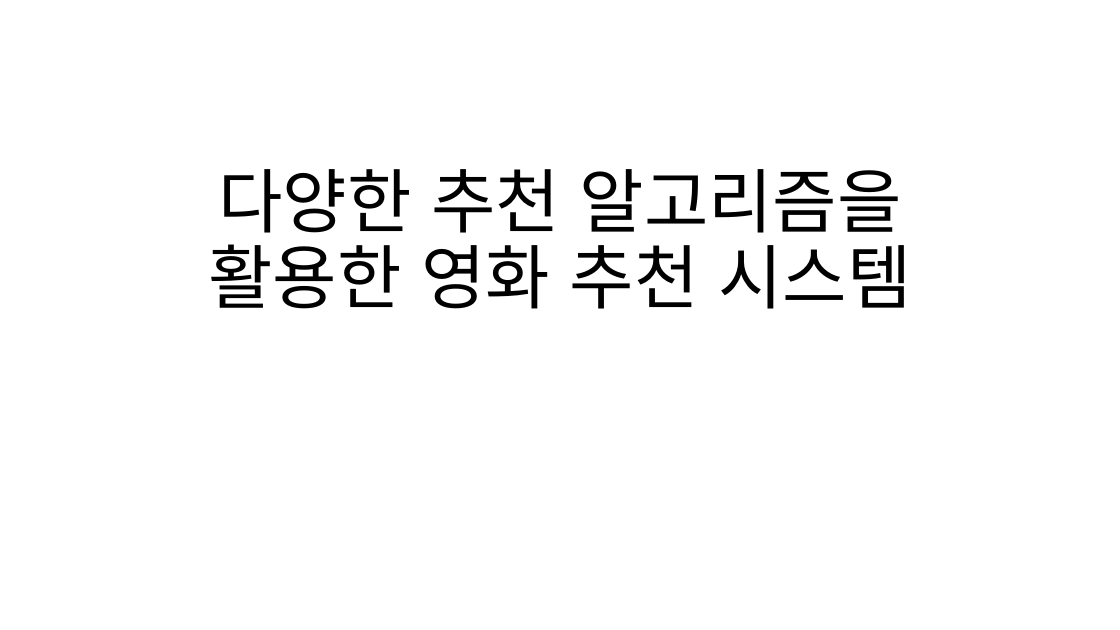
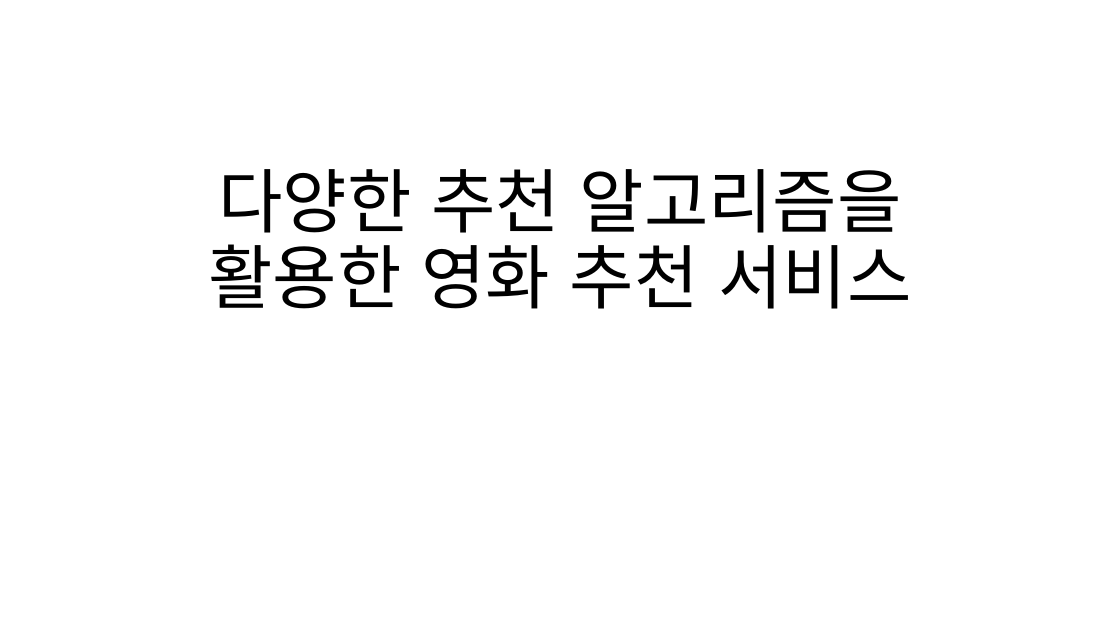
Before and after one commit to laits1/TIL, a slide deck: slide 1 of project/3) 파이널 프로젝트/다양한 추천 알고리즘을 활용한 영화 추천 시스템.pptx. Drawn at 1120x630 pixels with LibreOffice and Linux fonts; fonts in the diff are those of the drawing. Boxes give left, top, right and bottom in pixels: in the first picture for what was removed or moved away, otherwise in the second. Text is boxed around its words. In the diff, an @@ line names an element or a change of style, - is before the commit and + after.

```diff
--- a/project/3) 파이널 프로젝트/다양한 추천 알고리즘을 활용한 영화 추천 시스템.pptx
+++ b/project/3) 파이널 프로젝트/다양한 추천 알고리즘을 활용한 영화 추천 시스템.pptx
@@ title at bbox=[209, 169, 911, 309]: text changed @@
-다양한 추천 알고리즘을 활용한 영화 추천 시스템
+다양한 추천 알고리즘을 활용한 영화 추천 서비스
```
Also in this commit, not shown: 2 other slides changed, 5 other files.
